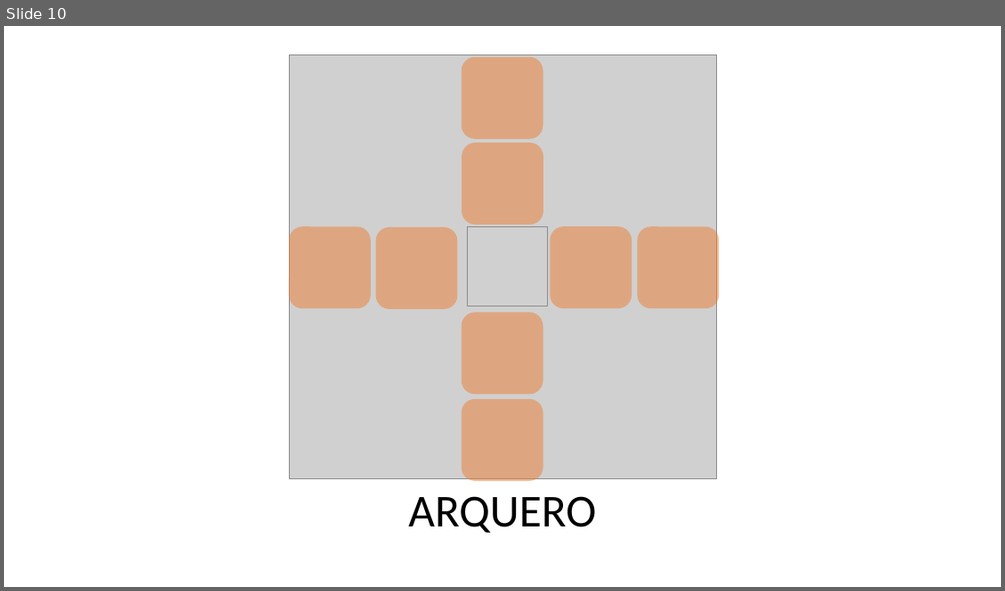
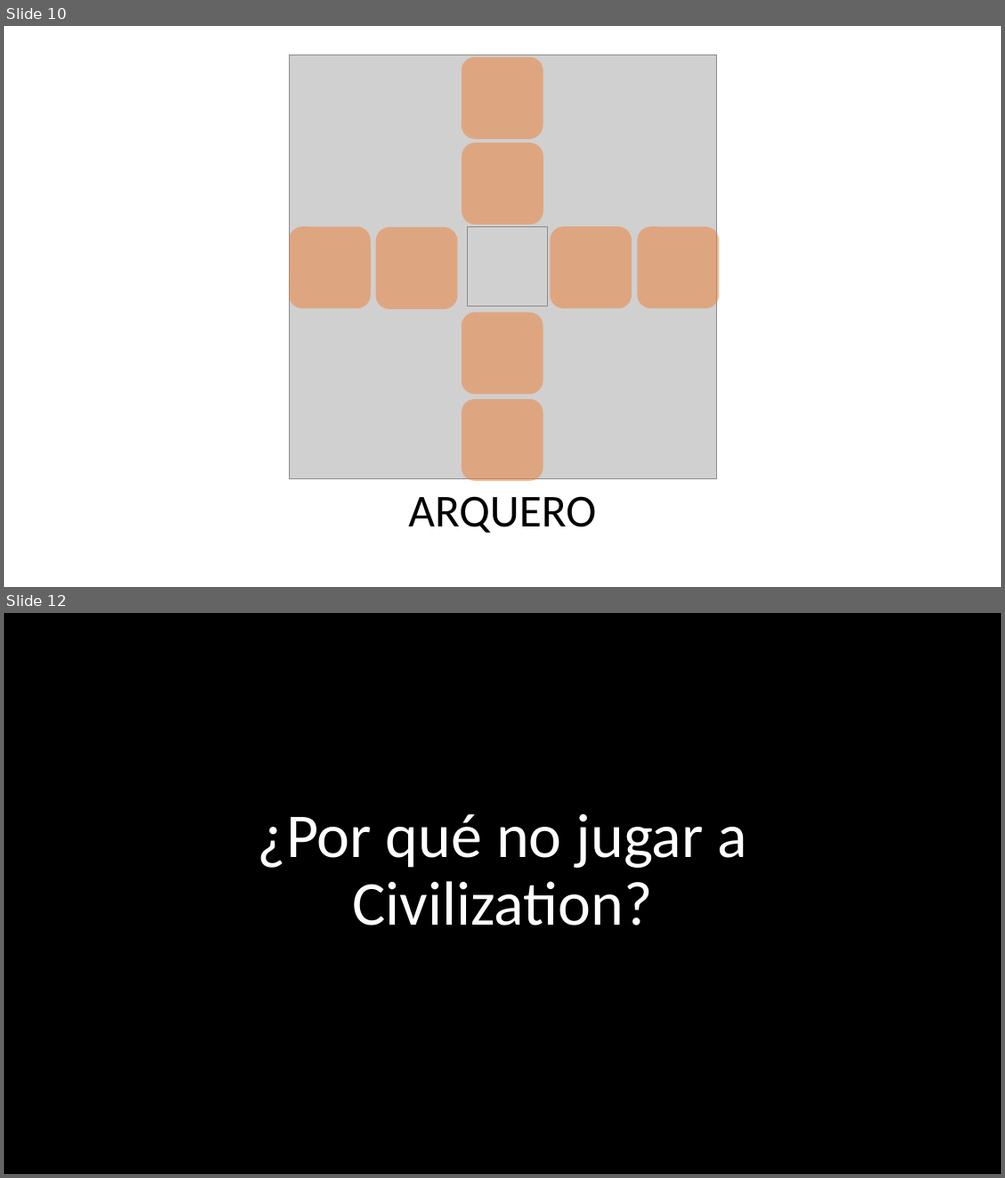
Before and after one commit to danielgsel/shiny-tribble, a slide deck: PresentacionH1/TRIBES.pptx. Shown one above the other, each under a label of ours: slide 10 before the commit, slides 10 and 12 after it; the slides between them are not shown. The pictures are 1005x591 and 1005x1178 pixels, drawn with LibreOffice and Linux fonts; fonts in the diff are those of the drawing; grey boxes stand for pictures; background and template pictures are left out. Boxes give left, top, right and bottom in pixels: in the first picture for what was removed or moved away, otherwise in the second. Text is boxed around its words. In the diff, an @@ line names an element or a change of style, - is before the commit and + after.

```diff
--- a/PresentacionH1/TRIBES.pptx
+++ b/PresentacionH1/TRIBES.pptx
@@ slide 12 added at (4,613,1001,1174), background picture (left out) @@
@@ title added at (258,814,747,925), 60 pt, text #FFFFFF @@
+¿Por qué no jugar a Civilization?
```
Also in this commit, not shown: 1 slide changed, 4 other slides added, 1 slide removed, 6 other files.
